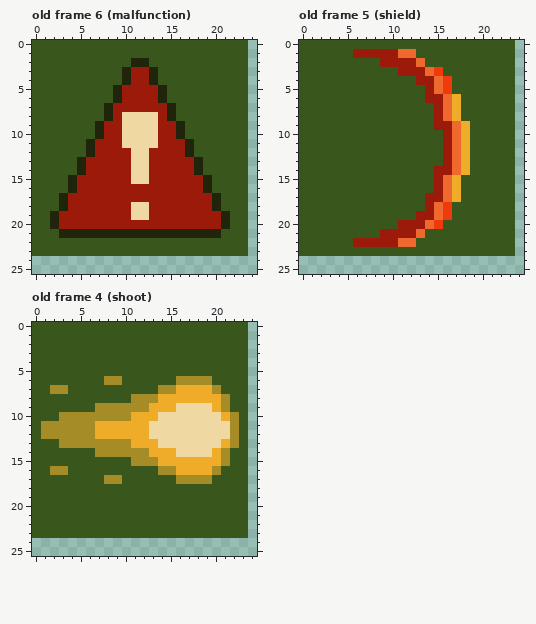
File history of a pixel-art file, gfx/dice-faces.aseprite. Above is the file before it was changed.
32x32 pixels, 9 frames. Shown: old frame 6 (malfunction): x 0..24, y 0..25; old frame 5 (shield): x 0..24, y 0..25; old frame 4 (shoot): x 0..24, y 0..25. The commit also changed other frames, which this record leaves out.
And afterwards:
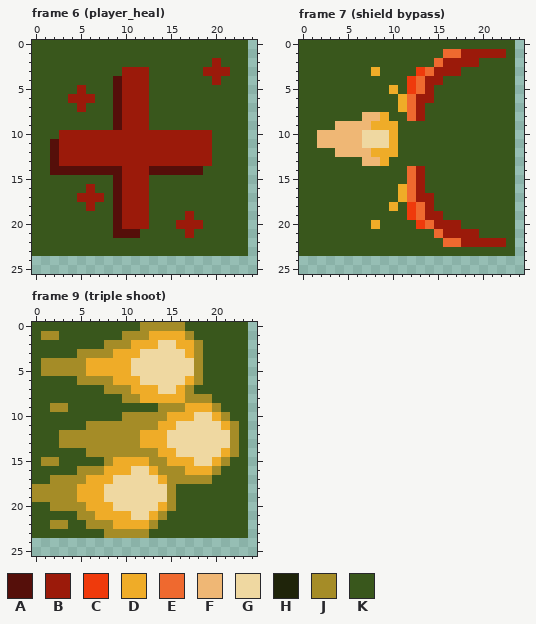
Palette (. is transparent): A #550f0a  B #9b1a0a  C #ef3a0c  D #efac28  E #ef692f  F #efb775  G #efd8a1  H #1f240a  J #a58c27  K #39571c
A new or re-ordered frame is compared with the old frame closest to it.
Log entry: Add a bunch of extra dice faces
Edits made:
frames 9 -> 14
Changed rows in their new state; - is an unchanged pixel.
Frame 6 (player_heal) is new; against old frame 6 (malfunction), layers "Layer 1", "Layer 2":
first column x 2:
 2 ---------KK-------B-
 3 --------B--K-----BBB
 4 -------AB--K------B-
 5 ---B---A---KK-------
 6 --BBB--A---KK-------
 7 ---B--KA---KKK------
 8 ------KABBBKKK------
 9 -----KKABBBKKKK-----
10 -BBBBB--BBBB--BBBB--
11 ABBBB---BBBB---BBB--
12 ABBBB----BB----BBB--
13 ABBB-----BB-----BB--
14 AAAAAAAA-BBAAAAAA---
15 --KKKKKA-BBKKKKKKK--
16 --KK-KKA---KKKKKKK--
17 -KK---KA---KKKKKKKK-
18 -KKK-KKA-BBKKKKKKKK-
19 KKKKKKKA-BBKKKK-KKKK
20 KKKKKKKA---KKK---KKK
21 -KKKKKKAAAKKKKKBKKK-
Frame 7 (shield bypass) is new; against old frame 5 (shield), layer "Layer 1":
first column x 2:
 1 ----KKKKKKK---EEBBBBB
 2 -------KKKKK-EBBBB---
 3 ------D--KKC-BBB-----
 4 ----------CE-BK------
 5 --------D-CE-KK------
 6 ---------DEB-KKK-----
 7 ---------DEB-KKK-----
 8 -----FFD--EB-KKK-----
 9 --FFFFDDD----KKKK----
10 FFFFFGGGD-----KKK----
11 FFFFFGGGD-----KKK----
12 --FFFFDDD-----KKK----
13 -----FFD------KKK----
14 ----------EB-KKKK----
15 ----------EB-KKK-----
16 ---------DEB-KKK-----
17 ---------DEB-KKK-----
18 --------D-CE-KK------
19 ----------CE-BK------
20 ------D--KKC-BBB-----
21 -------KKKKK-EBBBB---
22 ----KKKKKKK---EEBBBBB
Frame 9 (triple shoot) is new; against old frame 4 (shoot), layer "Layer 1":
first column x 0:
 0 ------------JJJJJ------
 1 -JJ-------JJJDDDDJ-----
 2 --------JJJDDDGGDDJ----
 3 -----JJJJDDDGGGGGDJ----
 4 -JJJJJDDDDDGGGGGGGJ----
 5 -JJJJJDDDDDGGGGGGGJ----
 6 -----JJJ-DDDGGGGGD-K---
 7 --KK----JJJDDDGG-JKKK--
 8 ----------J-DD---JJJKK-
 9 --JJ---KKKKKKKJJJDDDJK-
10 ---KKKKKKK-JJJJDDD--DJK
11 -KKKKK-JJJJJJJDD-----D-
12 -KK----JJJJJ-DD--------
13 -----------J--D------G-
14 ------J------J------GDJ
15 -JJ-----JDDDD-J---GG---
16 --KK-JJJDDDGGD--J------
17 --JJJJDDDGGGGGDJ-------
18 JJJJJDDDGGGGGGGJ-------
19 JJJJJDDDGGGGGGGJ-------
20 --JJJJDDDGGGGGDJ-------
21 -----JJDDDDGGDJ--------
22 --JJ--JJJDDDDJ---------
23 --------JJJJJ----------
